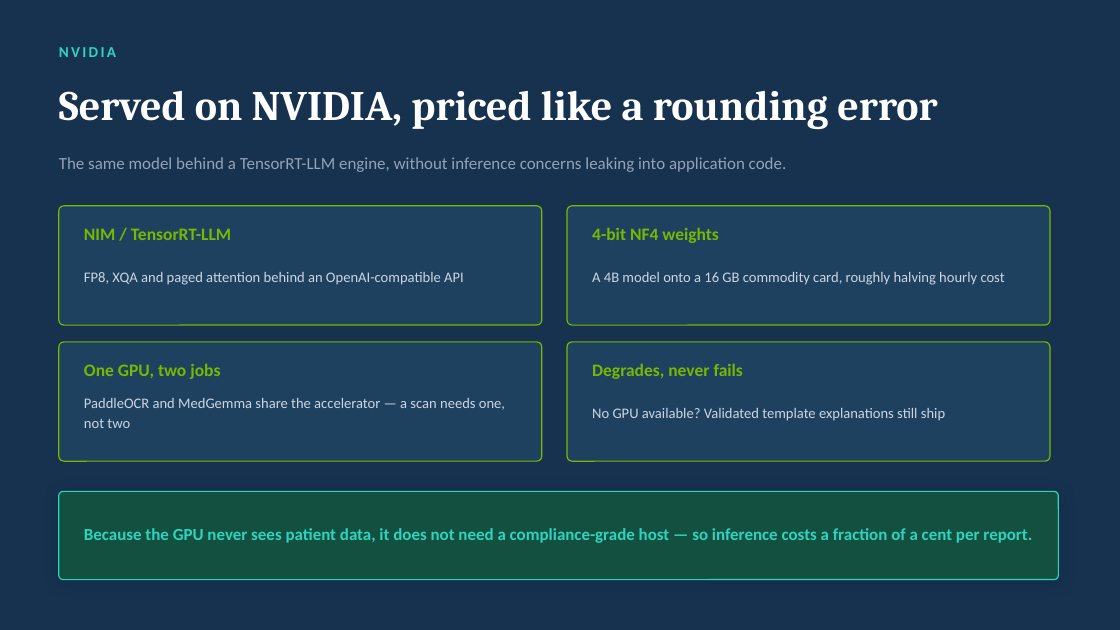
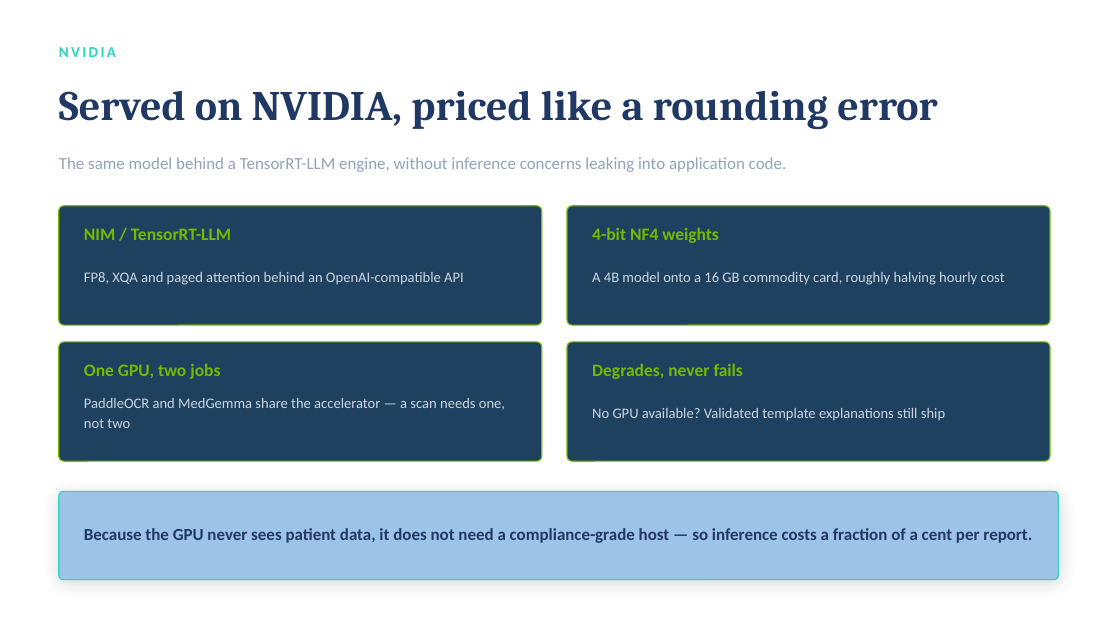
Before and after one commit to marisprabhu/PlainMed, a slide deck: slide 7 of Videos Pitch/PlainMed-GTC.pptx. Drawn at 1120x630 pixels with LibreOffice and Linux fonts; fonts in the diff are those of the drawing. Boxes give left, top, right and bottom in pixels: in the first picture for what was removed or moved away, otherwise in the second. Text is boxed around its words. In the diff, an @@ line names an element or a change of style, - is before the commit and + after.

```diff
--- a/Videos Pitch/PlainMed-GTC.pptx
+++ b/Videos Pitch/PlainMed-GTC.pptx
@@ background #16324F to #FFFFFF @@
@@ text "Served on NVIDIA, priced like ..." at box(59, 90, 937, 130): text colour #FFFFFF to #203864 @@
@@ rounded rectangle at box(59, 492, 1059, 580): fill #14503F to #9DC3E6 @@
@@ text "Because the GPU never sees ..." at box(84, 528, 1032, 543): text colour #2DD4BF to #203864 @@
```
Also in this commit, not shown: 6 other slides changed, 1 other file.
